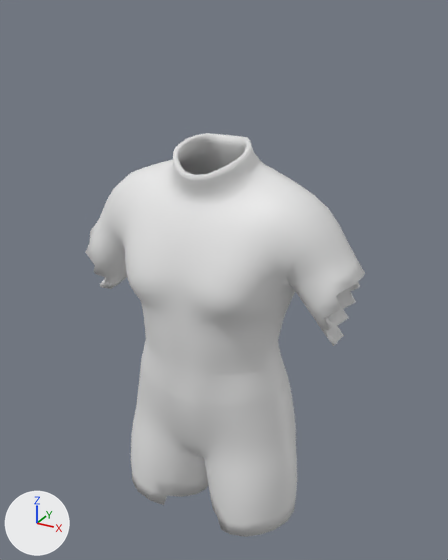
Two versions of the FBX model unity/Assets/Art/Chars/Garments/resist_artisan.fbx, one commit apart.
Before and after are seen from a 50 mm lens placed at (0.582, -1.043, 1.687), pointed at (0.013, -0.008, 1.17). Lighting does not change. The marker at lower left points along +X, +Y and +Z. The older version comes first.

In view in the first picture: 'garment_resist_artisan'.
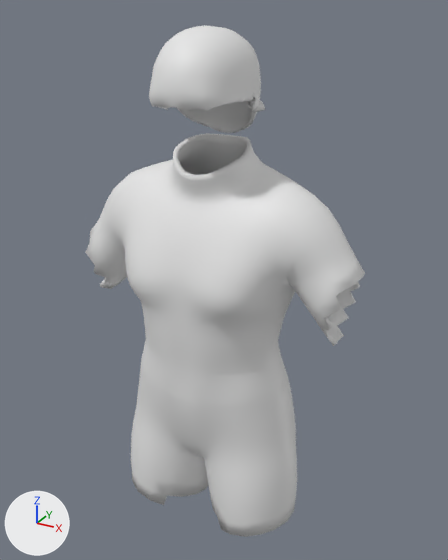
Location of each change, [x1, y1, x2, y2] in pixels of the pictures (448 x 560 px):
```json
{"object": "garment_resist_artisan", "change": "reshaped", "before": [85, 133, 365, 537], "after": [85, 25, 365, 537], "on screen": "27% taller"}
{"part": 1, "of": "me_garment_resist_artisan", "change": "added", "after": [149, 25, 265, 133]}
```

Edits to the scene script, one JSON object a line:
```json
{"op": "add", "block": "mat_hair", "code": ["mat_hair = principled_material('hair')", "mat_hair.base_color = (0.8, 0.8, 0.8)  # white #e7e7e7"]}
{"block": "me_garment_resist_artisan", "where": "# used by ob_garment_resist_artisan; location = (0.0, 0.0, 0.0)"}
{"op": "remove", "block": "me_garment_resist_artisan", "code": "me_garment_resist_artisan.from_pydata(...)  # 3016 vertices, 3022 faces; spans x -0.305..0.305, y -0.169..0.114, z 0.631..1.46"}
{"op": "add", "block": "me_garment_resist_artisan", "code": "me_garment_resist_artisan.from_pydata(...)  # 5202 vertices, 5214 faces; spans x -0.305..0.305, y -0.169..0.114, z 0.631..1.659"}
{"block": "me_garment_resist_artisan", "change": "me_garment_resist_artisan part 1: a new loose piece of 1710 vertices spanning x -0.106..0.106, y -0.161..0.066, z 1.465..1.659, in mat_hair (white #e7e7e7)"}
{"block": "me_garment_resist_artisan", "change": "other edits to the shape of me_garment_resist_artisan do not show in these pictures"}
{"op": "add", "block": "me_garment_resist_artisan", "code": "me_garment_resist_artisan.materials.append(mat_hair)  # white #e7e7e7"}
```
